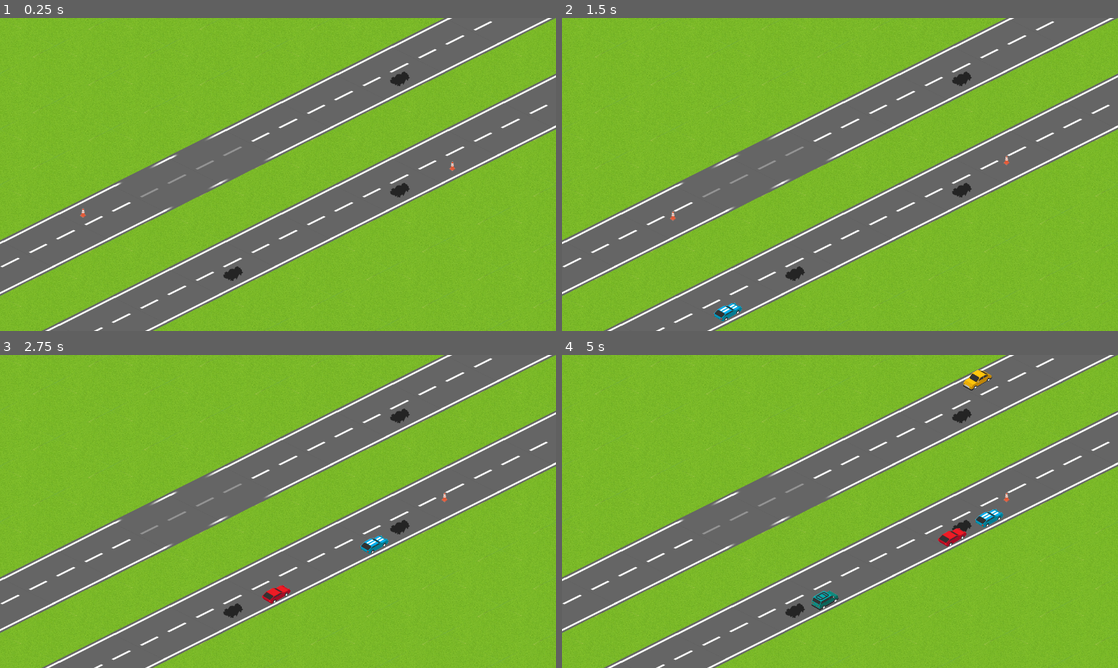
Above: before the commit, frames 1-4 (two rows, left to right).
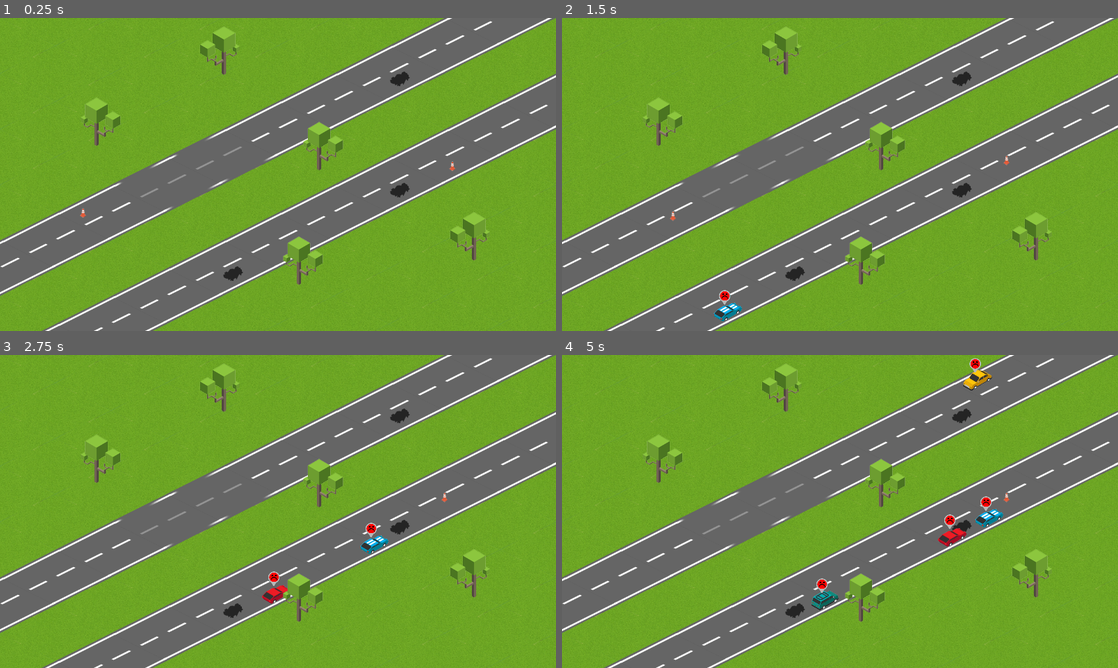
Above: after the commit, the same moments.

Repository: Machalord/Global-Game-Jam-2020
Game: Godot game, scene res://game.tscn
Two runs of this game, one before a commit and one after it. Both use one fixed random seed, a clock stepped at 60 frames per second and the inputs below. The project has no main scene, so this scene is started directly.
Inputs (mouse positions are in pixels of both pictures, inside the frame that each line leads up to):
- Up to frame 1 (0.25 s): no input
- Up to frame 2 (1.5 s): tap Enter at 0.5 s; move the mouse to (645, 212) at 0.52 s; click (645, 212) at 0.6 s; move the mouse to (1012, 165) at 1.27 s; click (1012, 165) at 1.35 s
- Up to frame 3 (2.75 s): move the mouse to (111, 552) at 2.02 s; click (111, 552) at 2.1 s
- Up to frame 4 (5 s): move the mouse to (812, 574) at 2.77 s; click (812, 574) at 2.85 s; tap Space at 3.5 s; move the mouse to (840, 580) at 3.52 s; click (840, 580) at 3.6 s; move the mouse to (673, 464) at 4.27 s; click (673, 464) at 4.35 s

The runs differ from the first frame. In frame 1, 2.0% of the frame differs, in the area x 14-89%, y 2-86%; in frame 2, 2.1%; in frame 3, 2.2%; in frame 4, 2.3%, in the area x 14-89%, y 0-86%.

Commit message:
todoeso

Diff:
--- a/auto.tscn
+++ b/auto.tscn
@@ -1,7 +1,8 @@
-[gd_scene load_steps=5 format=2]
+[gd_scene load_steps=6 format=2]
 
 [ext_resource path="res://auto.gd" type="Script" id=1]
 [ext_resource path="res://auto.png" type="Texture" id=2]
+[ext_resource path="res://caritas.png" type="Texture" id=3]
 
 [sub_resource type="CircleShape2D" id=1]
 radius = 39.7271
@@ -36,6 +37,13 @@
 [node name="CollisionShape2D" type="CollisionShape2D" parent="Area2D3"]
 position = Vector2( -9.1615, -10.1794 )
 shape = SubResource( 2 )
+
+[node name="caritas" type="Sprite" parent="."]
+position = Vector2( -9.1615, -76.1409 )
+scale = Vector2( 0.627582, 0.627582 )
+texture = ExtResource( 3 )
+hframes = 3
+frame = 2
 [connection signal="area_entered" from="Area2D" to="." method="_on_Area2D_area_entered"]
 [connection signal="area_exited" from="Area2D" to="." method="_on_Area2D_area_exited"]
 [connection signal="area_entered" from="Area2D2" to="." method="_on_Area2D2_area_entered"]
--- a/game.tscn
+++ b/game.tscn
@@ -1,9 +1,10 @@
-[gd_scene load_steps=5 format=2]
+[gd_scene load_steps=6 format=2]
 
 [ext_resource path="res://spawnAutos.tscn" type="PackedScene" id=1]
 [ext_resource path="res://new_tileset.tres" type="TileSet" id=2]
 [ext_resource path="res://game.gd" type="Script" id=3]
 [ext_resource path="res://cono.tscn" type="PackedScene" id=4]
+[ext_resource path="res://tree.png" type="Texture" id=5]
 
 [node name="game" type="Node2D"]
 script = ExtResource( 3 )
@@ -34,3 +35,30 @@
 
 [node name="cono2" parent="." instance=ExtResource( 4 )]
 position = Vector2( 1041.92, 333.632 )
+
+[node name="tree" type="Sprite" parent="."]
+position = Vector2( 697.679, 558.523 )
+z_index = 2
+texture = ExtResource( 5 )
+
+[node name="tree3" type="Sprite" parent="."]
+position = Vector2( 231.684, 239.132 )
+z_index = 2
+texture = ExtResource( 5 )
+
+[node name="tree4" type="Sprite" parent="."]
+position = Vector2( 506.095, 75.4922 )
+z_index = 2
+texture = ExtResource( 5 )
+flip_h = true
+
+[node name="tree5" type="Sprite" parent="."]
+position = Vector2( 1081.92, 502.523 )
+z_index = 2
+texture = ExtResource( 5 )
+flip_h = true
+
+[node name="tree2" type="Sprite" parent="."]
+position = Vector2( 744.179, 295.132 )
+z_index = 2
+texture = ExtResource( 5 )
--- a/project.godot
+++ b/project.godot
@@ -26,7 +26,6 @@
 
 window/size/width=1280
 window/size/height=720
-window/size/resizable=false
 window/stretch/mode="2d"
 window/stretch/aspect="expand"
 
Binary file added: caritas.png
Not shown, added: caritas.png.import
Binary file changed: tile4.png
Binary file changed: tile5.png
Not shown, added: tile6.png.import
Binary file added: tree.png
Not shown, added: tree.png.import
